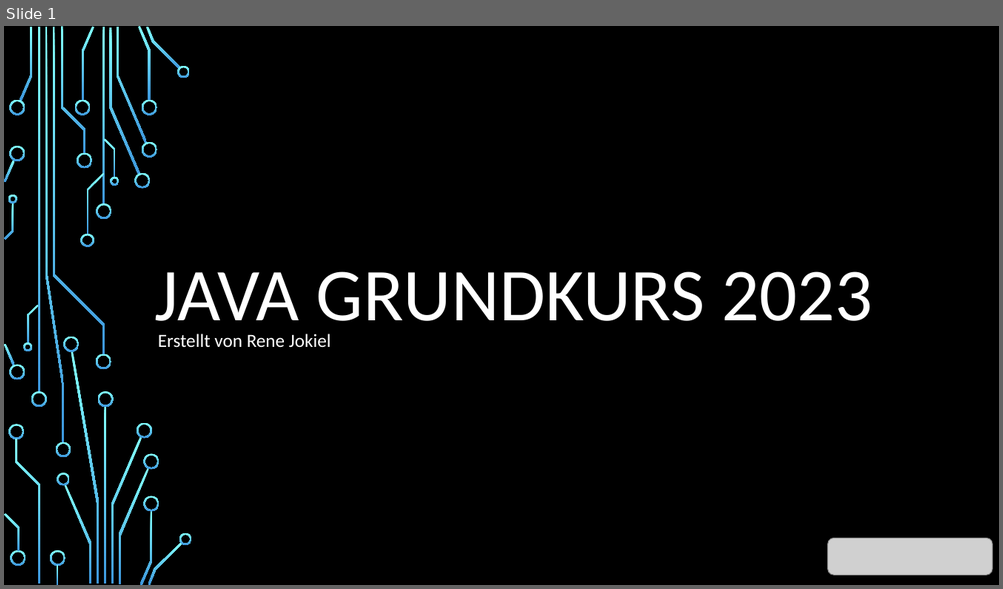
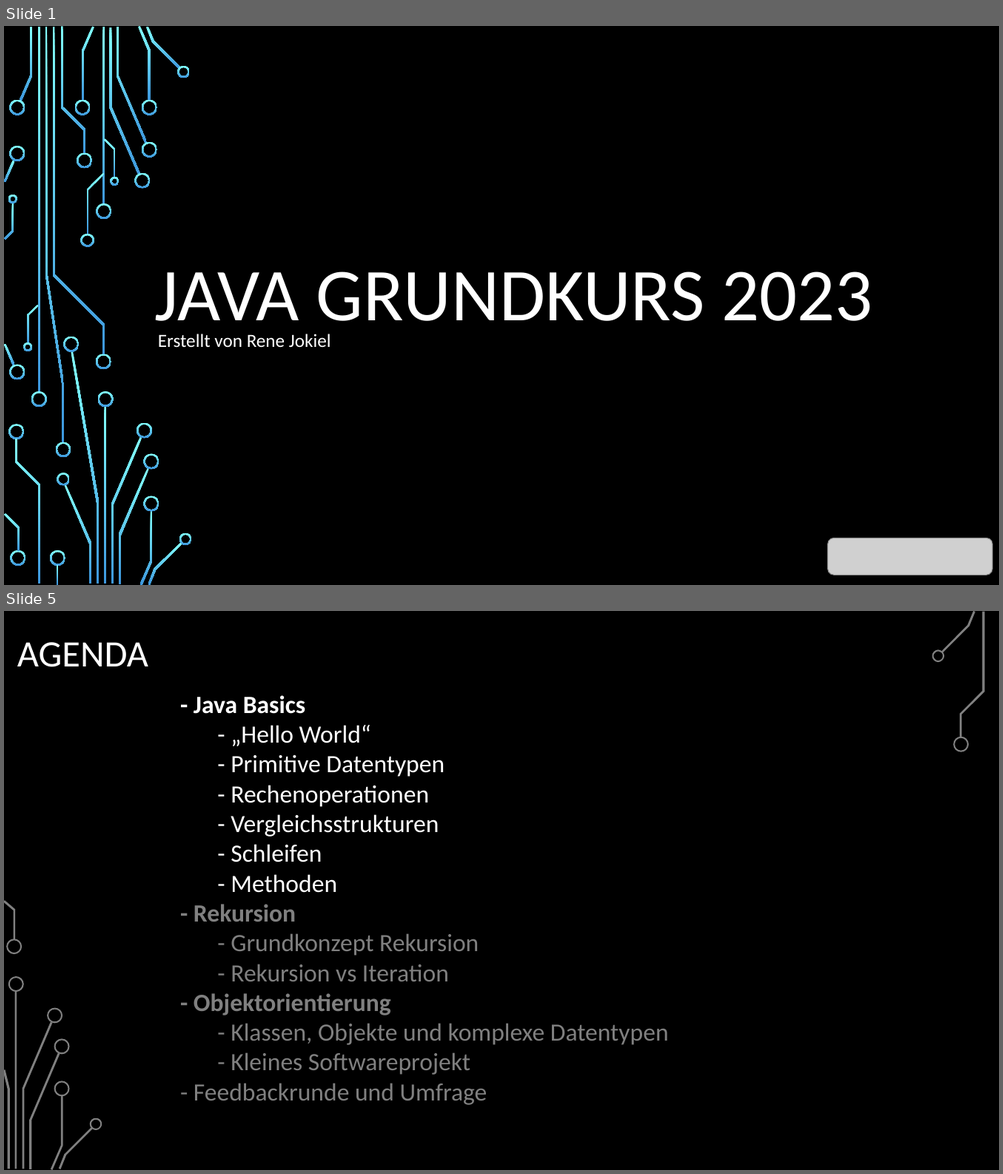
Before and after one commit to BelmontR/Java-Tutorial-Course, a slide deck: Java Grundkurs.pptx. Shown one above the other, each under a label of ours: slide 1 before the commit, slides 1 and 5 after it; the slides between them are not shown. The pictures are 1003x589 and 1003x1174 pixels, drawn with LibreOffice and Linux fonts; fonts in the diff are those of the drawing; grey boxes stand for pictures; background and template pictures are left out. Boxes give left, top, right and bottom in pixels: in the first picture for what was removed or moved away, otherwise in the second. Text is boxed around its words. In the diff, an @@ line names an element or a change of style, - is before the commit and + after.

```diff
--- a/Java Grundkurs.pptx
+++ b/Java Grundkurs.pptx
@@ slide 5 added at (4,611,999,1170), background picture (left out) @@
@@ freeform shape added at (941,611,976,652), fill #808080 @@
@@ freeform shape added at (960,612,984,738), fill #808080 @@
@@ title added at (17,642,148,667), 36 pt, text #FFFFFF @@
+AGENDA
@@ freeform shape added at (931,649,944,663), fill #808080 @@
@@ text added at (193,695,669,1105), 24 pt, text #808080 @@
+- Java Basics
+- „Hello World“
+- Primitive Datentypen
+- Rechenoperationen
+- Vergleichsstrukturen
+- Schleifen
+- Methoden
+- Rekursion
+- Grundkonzept Rekursion
+- Rekursion vs Iteration
+- Objektorientierung
+- Klassen, Objekte und komplexe Datentypen
+- Kleines Softwareprojekt
+- Feedbackrunde und Umfrage
@@ freeform shape added at (953,736,969,752), fill #808080 @@
@@ freeform shape added at (4,900,15,940), fill #808080 @@
@@ freeform shape added at (6,940,22,955), fill #808080 @@
@@ freeform shape added at (8,977,24,992), fill #808080 @@
@@ rectangle added at (15,991,17,1170), fill #808080 @@
@@ freeform shape added at (47,1008,63,1024), fill #808080 @@
@@ freeform shape added at (22,1022,52,1169), fill #808080 @@
@@ freeform shape added at (29,1054,60,1170), fill #808080 @@
@@ freeform shape added at (54,1039,70,1055), fill #808080 @@
@@ freeform shape added at (4,1070,9,1169), fill #808080 @@
@@ freeform shape added at (51,1096,63,1170), fill #808080 @@
@@ freeform shape added at (54,1081,70,1096), fill #808080 @@
@@ freeform shape added at (90,1119,102,1130), fill #808080 @@
@@ freeform shape added at (59,1128,93,1170), fill #808080 @@
```
Also in this commit, not shown: 9 slides changed, 43 other slides added, 2 other files.
